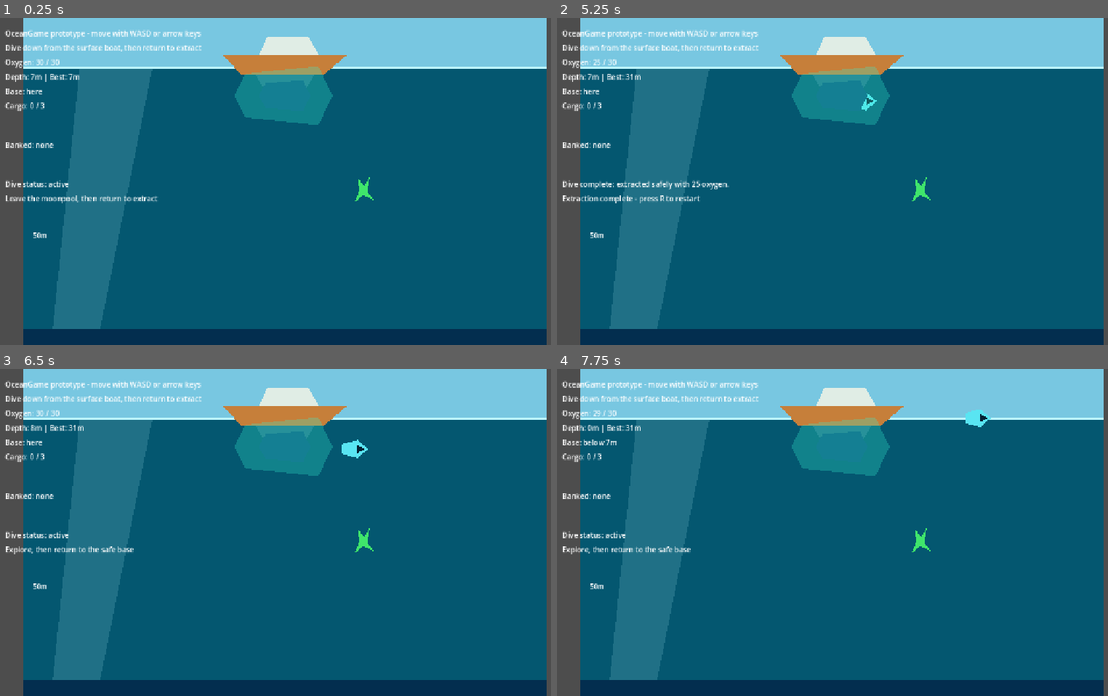
Above: before the commit, frames 1-4 (two rows, left to right).
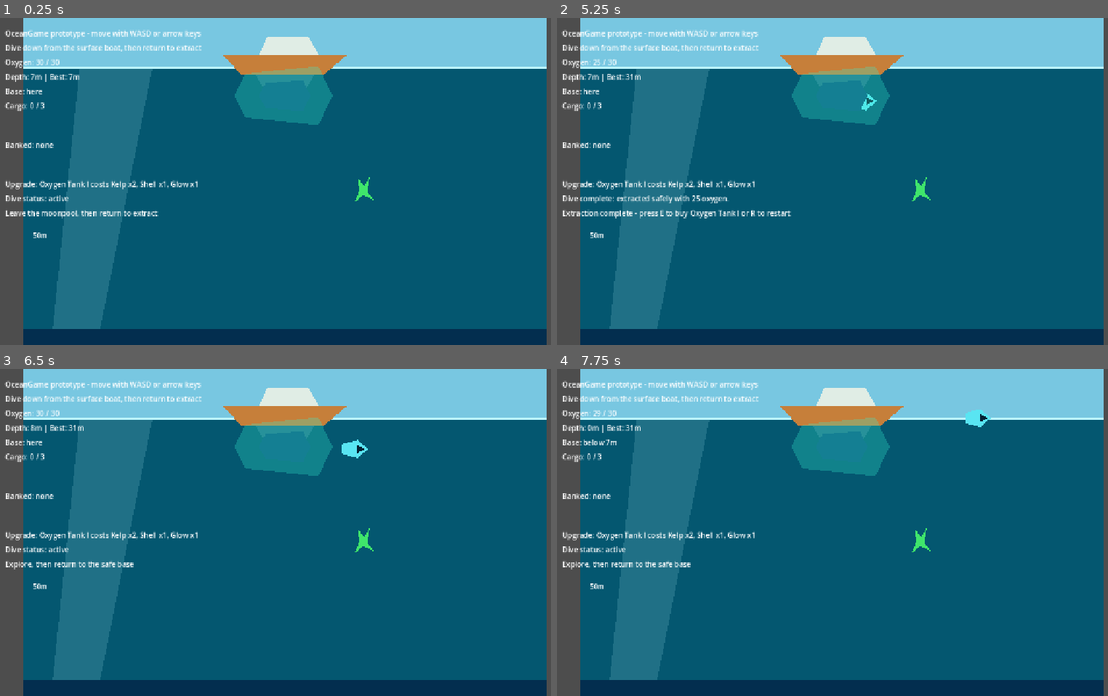
Above: after the commit, the same moments.

Repository: joeypshell/OceanGame
Game: Godot game, scene res://scenes/Main.tscn
Two runs of this game, one before a commit and one after it. Both use one fixed random seed, a clock stepped at 60 frames per second and the inputs below.
Inputs:
- Up to frame 1 (0.25 s): no input
- Up to frame 2 (5.25 s): tap Enter at 0.5 s; hold D (move_right) 0.53-1.28 s; tap E (interact) every 0.75 s from 0.6 to 5.1 s; hold S (move_down) 1.28-2.03 s; hold D (move_right) 2.03-2.78 s; hold W (move_up) 2.78-3.53 s; hold A (move_left) 3.53-5.03 s; hold S (move_down) from 5.03 s (still down)
- Up to frame 3 (6.5 s): tap R (restart_dive) at 5.75 s; release S (move_down) at 5.78 s; hold D (move_right) from 5.78 s (still down); tap E (interact) at 5.85 s
- Up to frame 4 (7.75 s): release D (move_right) at 6.53 s; hold W (move_up) 6.53-7.28 s; tap E (interact) at 6.6, 7.35 s; hold D (move_right) from 7.28 s (still down)

The runs differ from the first frame. In frame 1, 1.0% of the frame differs, in the area x 1-36%, y 49-62%; in frame 2, 1.3%, in the area x 1-43%, y 49-62%; in frame 3, 0.9%; in frame 4, 0.9%.

Commit message:
Resolve #13 add oxygen tank upgrade

Diff:
--- a/scenes/Main.tscn
+++ b/scenes/Main.tscn
@@ -209,16 +209,23 @@
 offset_bottom = 354.0
 text = "Banked: none"
 
+[node name="Upgrade" type="Label" parent="HUD"]
+offset_left = 24.0
+offset_top = 354.0
+offset_right = 620.0
+offset_bottom = 386.0
+text = "Upgrade: Oxygen Tank I costs Kelp x2, Shell x1, Glow x1"
+
 [node name="Status" type="Label" parent="HUD"]
 offset_left = 24.0
-offset_top = 354.0
-offset_right = 620.0
-offset_bottom = 386.0
+offset_top = 386.0
+offset_right = 620.0
+offset_bottom = 418.0
 text = "Dive status: active"
 
 [node name="ExtractionPrompt" type="Label" parent="HUD"]
 offset_left = 24.0
-offset_top = 386.0
-offset_right = 620.0
-offset_bottom = 418.0
+offset_top = 418.0
+offset_right = 620.0
+offset_bottom = 466.0
 text = "Safe base: press E or Enter to extract"
--- a/scripts/main.gd
+++ b/scripts/main.gd
@@ -3,7 +3,15 @@
 const DiveSessionScript := preload("res://scripts/dive_session.gd")
 const ProgressionStateScript := preload("res://scripts/progression_state.gd")
 
+const OXYGEN_TANK_UPGRADE_ID := "oxygen_tank_1"
+const OXYGEN_TANK_COST := {
+	"kelp_fiber": 2,
+	"shell_fragments": 1,
+	"glow_plankton": 1,
+}
+
 @export var max_oxygen := 30.0
+@export var oxygen_tank_1_max_oxygen := 40.0
 @export var oxygen_drain_per_second := 1.0
 @export var collect_oxygen_cost := 1.0
 @export var start_position := Vector2(640.0, 190.0)
@@ -17,6 +25,7 @@
 @onready var base_direction_label: Label = $HUD/BaseDirection
 @onready var cargo_label: Label = $HUD/Cargo
 @onready var bank_label: Label = $HUD/BankedResources
+@onready var upgrade_label: Label = $HUD/Upgrade
 @onready var status_label: Label = $HUD/Status
 @onready var prompt_label: Label = $HUD/ExtractionPrompt
 
@@ -45,7 +54,10 @@
 
 func _unhandled_input(_event: InputEvent) -> void:
 	if Input.is_action_just_pressed("interact"):
-		_try_extract()
+		if dive_session.result == DiveSessionScript.Result.EXTRACTED:
+			_try_purchase_oxygen_tank()
+		else:
+			_try_extract()
 	elif Input.is_action_just_pressed("restart_dive"):
 		_restart_dive()
 
@@ -64,7 +76,7 @@
 	_update_hud()
 
 func _restart_dive() -> void:
-	dive_session.reset(max_oxygen)
+	dive_session.reset(_current_max_oxygen())
 	player.global_position = start_position
 	player.velocity = Vector2.ZERO
 	player_in_base = true
@@ -86,6 +98,14 @@
 func _update_depth() -> void:
 	dive_session.current_depth = maxf(0.0, (player.global_position.y - surface_y) / pixels_per_meter)
 	progression_state.record_depth(dive_session.current_depth)
+
+func _try_purchase_oxygen_tank() -> void:
+	if progression_state.purchase_upgrade(OXYGEN_TANK_UPGRADE_ID, OXYGEN_TANK_COST):
+		status_label.text = "Purchased Oxygen Tank I. Future dives start with 40 oxygen."
+	else:
+		status_label.text = "Oxygen Tank I needs 2 Kelp, 1 Shell, and 1 Glow."
+
+	_update_hud()
 
 func _on_resource_pickup_collected(pickup: Node) -> void:
 	if dive_session.result != DiveSessionScript.Result.DIVING:
@@ -121,9 +141,13 @@
 		_format_resource_counts(dive_session.current_cargo)
 	]
 	bank_label.text = "Banked:%s" % _format_banked_resources()
+	upgrade_label.text = _format_upgrade_status()
 
 	if dive_session.result == DiveSessionScript.Result.EXTRACTED:
-		prompt_label.text = "Extraction complete - press R to restart"
+		if progression_state.has_upgrade(OXYGEN_TANK_UPGRADE_ID):
+			prompt_label.text = "Extraction complete - press R to restart"
+		else:
+			prompt_label.text = "Extraction complete - press E to buy Oxygen Tank I or R to restart"
 	elif dive_session.result == DiveSessionScript.Result.FAILED:
 		prompt_label.text = "Run failed - press R to restart"
 	elif player_in_base:
@@ -172,6 +196,18 @@
 		_:
 			return resource_id
 
+func _format_upgrade_status() -> String:
+	if progression_state.has_upgrade(OXYGEN_TANK_UPGRADE_ID):
+		return "Upgrade: Oxygen Tank I installed"
+
+	return "Upgrade: Oxygen Tank I costs Kelp x2, Shell x1, Glow x1"
+
+func _current_max_oxygen() -> float:
+	if progression_state.has_upgrade(OXYGEN_TANK_UPGRADE_ID):
+		return oxygen_tank_1_max_oxygen
+
+	return max_oxygen
+
 func _format_base_direction() -> String:
 	var vertical_delta := player.global_position.y - start_position.y
 	if absf(vertical_delta) < 48.0:
--- a/scripts/progression_state.gd
+++ b/scripts/progression_state.gd
@@ -16,6 +16,23 @@
 func has_upgrade(upgrade_id: String) -> bool:
 	return bool(purchased_upgrades.get(upgrade_id, false))
 
+func can_afford(cost: Dictionary) -> bool:
+	for resource_id in cost.keys():
+		if resource_count(resource_id) < int(cost[resource_id]):
+			return false
+
+	return true
+
+func purchase_upgrade(upgrade_id: String, cost: Dictionary) -> bool:
+	if has_upgrade(upgrade_id) or not can_afford(cost):
+		return false
+
+	for resource_id in cost.keys():
+		banked_resources[resource_id] = resource_count(resource_id) - int(cost[resource_id])
+
+	purchased_upgrades[upgrade_id] = true
+	return true
+
 func add_discovery(discovery_id: String) -> void:
 	scan_discoveries[discovery_id] = true
 
Not shown, changed: docs/current/GAMEPLAY.md
Not shown, changed: docs/current/ROADMAP.md
